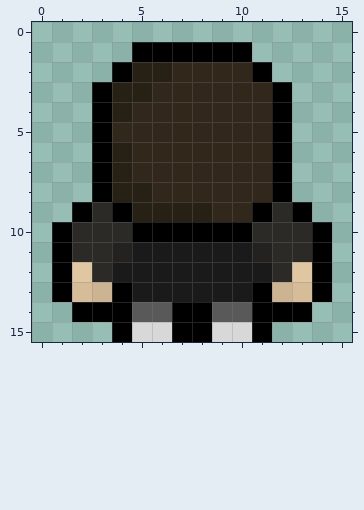
One commit to this pixel-art sprite: assets/elements/sprites/fabien/back/3.png. The picture above was drawn from the file before the commit.
The file is 48x48 pixels, drawn in blocks of 3x3; one block is one cell here. Colours within 5 levels of each other are drawn and written as one.
After:
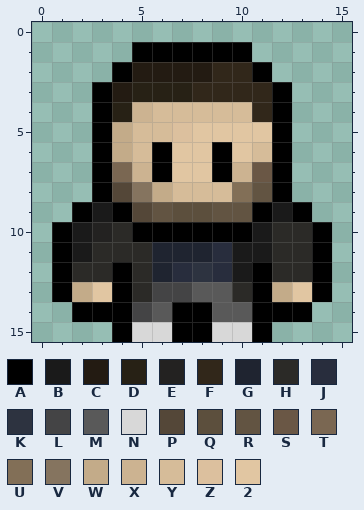
Palette (. is transparent): A #000000  B #1a1a1a  C #231b12  D #272115  E #232221  F #31271a  G #1f2430  H #2b2a27  J #282d3d  K #2d3340  L #444445  M #595959  N #d8d8d8  P #544738  Q #5c4f3d  R #625442  S #6a5745  T #7a6752  U #826f57  V #85745f  W #c3ab89  X #ccb391  Y #d6bc99  Z #dcc09e  2 #e1c6a2
The edit:
{"y":2,"x":5,"old":"DDFF","new":"CCCC"}
{"y":3,"x":4,"old":"D","new":"C"}
{"y":3,"x":6,"old":"FF","new":"DD"}
{"y":4,"x":5,"old":"FFFFFF","new":"XYYYYY"}
{"y":5,"x":4,"old":"FFFFFFFF","new":"WYYZ2222"}
{"y":6,"x":4,"old":"DFFFFFFF","new":"WYA22A2Y"}
{"y":7,"x":4,"old":"DFFFFFFF","new":"TXA22AXS"}
{"y":8,"x":4,"old":"DDFFFFFF","new":"PVWYYYUR"}
{"y":9,"x":3,"old":"H","new":"B"}
{"y":9,"x":5,"old":"DDDDFF","new":"PRQQRR"}
{"y":9,"x":12,"old":"H","new":"B"}
{"y":10,"x":2,"old":"HH","new":"BE"}
{"y":10,"x":11,"old":"H","new":"B"}
{"y":11,"x":2,"old":"H","new":"B"}
{"y":11,"x":4,"old":"EBBBBB","new":"HHGGGJ"}
{"y":11,"x":11,"old":"E","new":"B"}
{"y":12,"x":2,"old":"2","new":"H"}
{"y":12,"x":4,"old":"BBBBBB","new":"AHGJKJ"}
{"y":12,"x":11,"old":"B","new":"A"}
{"y":12,"x":13,"old":"2","new":"H"}
{"y":13,"x":2,"old":"YX","new":"W2"}
{"y":13,"x":5,"old":"BBBBBB","new":"HLLMMH"}
{"y":13,"x":12,"old":"XY","new":"W2"}
{"y":14,"x":5,"old":"M","new":"L"}
